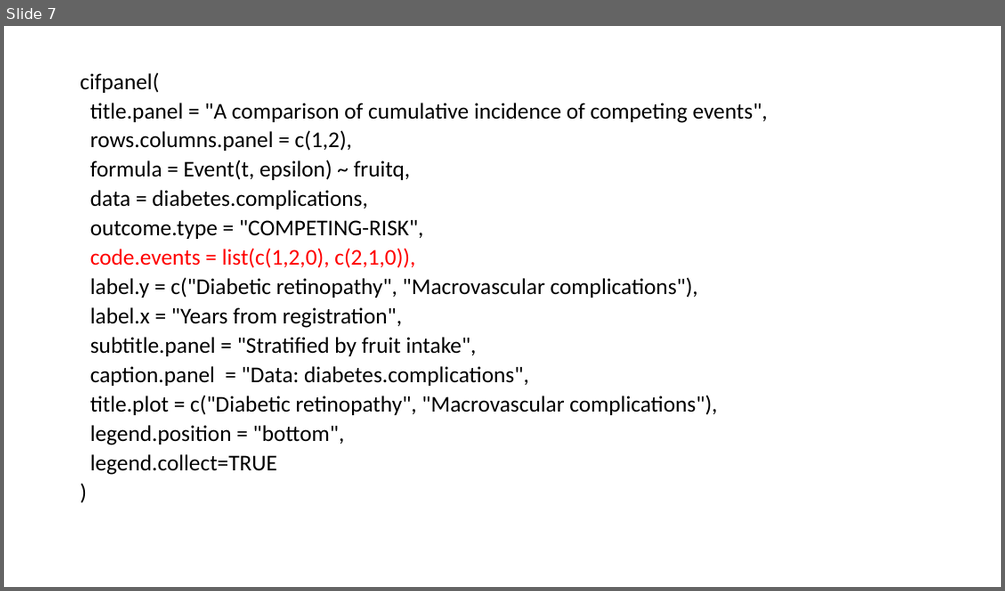
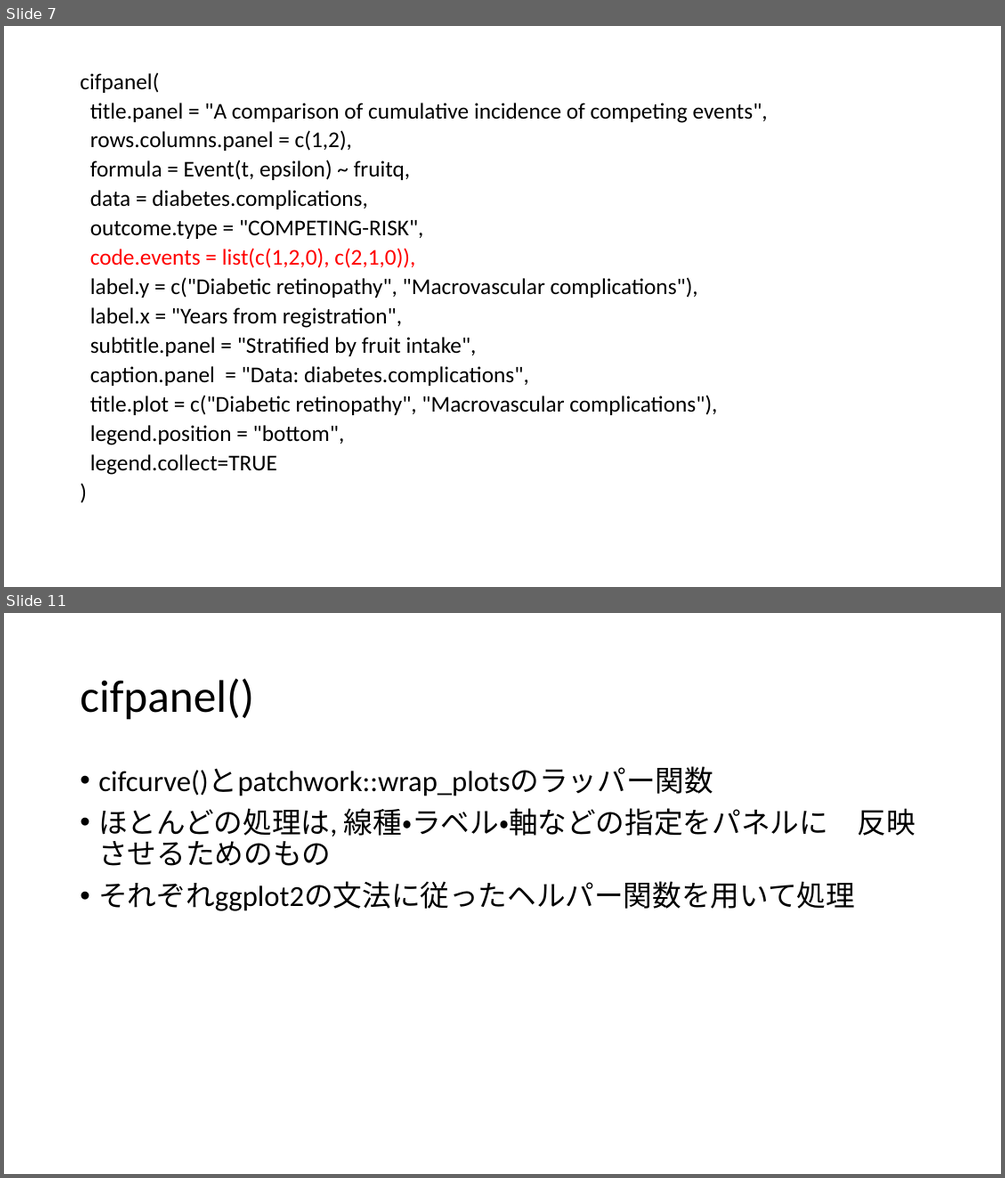
Before and after one commit to gestimation/cifmodeling, a slide deck: 20251027polyreg（田中）.pptx. Shown one above the other, each under a label of ours: slide 7 before the commit, slides 7 and 11 after it; the slides between them are not shown. The pictures are 1005x591 and 1005x1178 pixels, drawn with LibreOffice and Linux fonts; fonts in the diff are those of the drawing. Boxes give left, top, right and bottom in pixels: in the first picture for what was removed or moved away, otherwise in the second. Text is boxed around its words. In the diff, an @@ line names an element or a change of style, - is before the commit and + after.

```diff
--- a/20251027polyreg（田中）.pptx
+++ b/20251027polyreg（田中）.pptx
@@ slide 11 added at bbox=[4, 613, 1001, 1174], background #FFFFFF @@
@@ title added at bbox=[80, 678, 254, 720], 44 pt, text #000000 @@
+cifpanel()
@@ text added at bbox=[98, 767, 915, 911], 28 pt, text #000000 @@
+• cifcurve()とpatchwork::wrap_plotsのラッパー関数
+• ほとんどの処理は, 線種・ラベル・軸などの指定をパネルに 反映させるためのもの
+• それぞれggplot2の文法に従ったヘルパー関数を用いて処理
```
Also in this commit, not shown: 1 slide changed, 3 other slides added, 5 other files.
